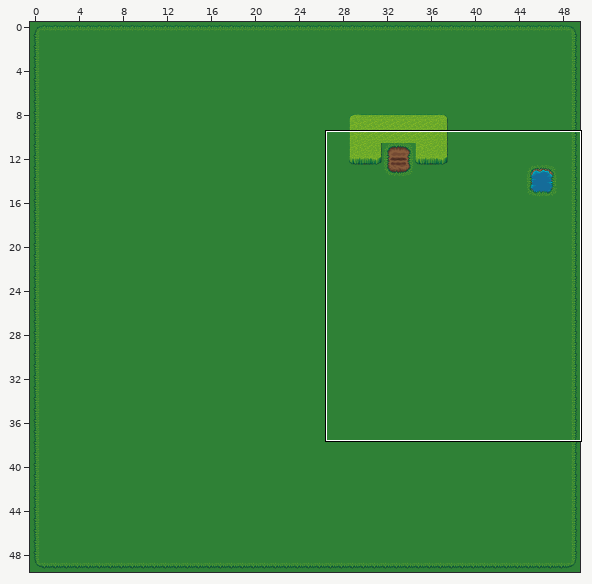
Two states of a Tiled map, frontend/js/assets/maps/hyrule.tmx. The picture above shows the old version from afar; the outline marks the close-up.
Close-up. Old version:
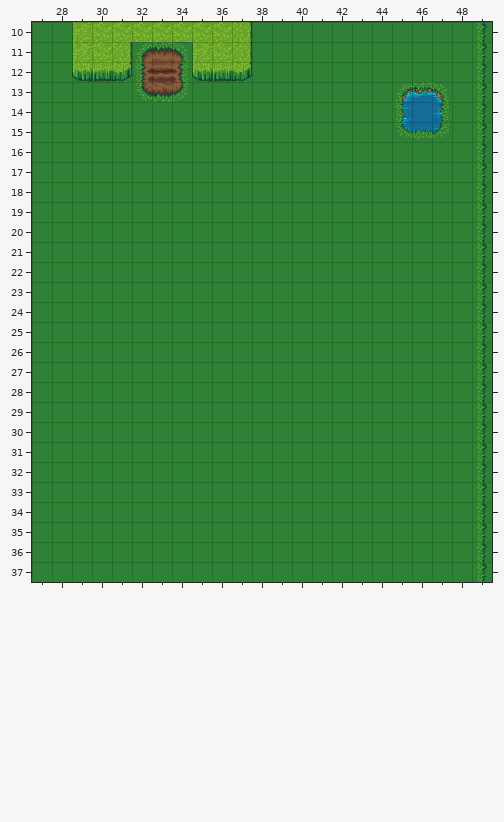
Cells are 32x32 px. Shown: x 27..49, y 10..37. The commit also changed other parts of the map, which this record leaves out.
The result:
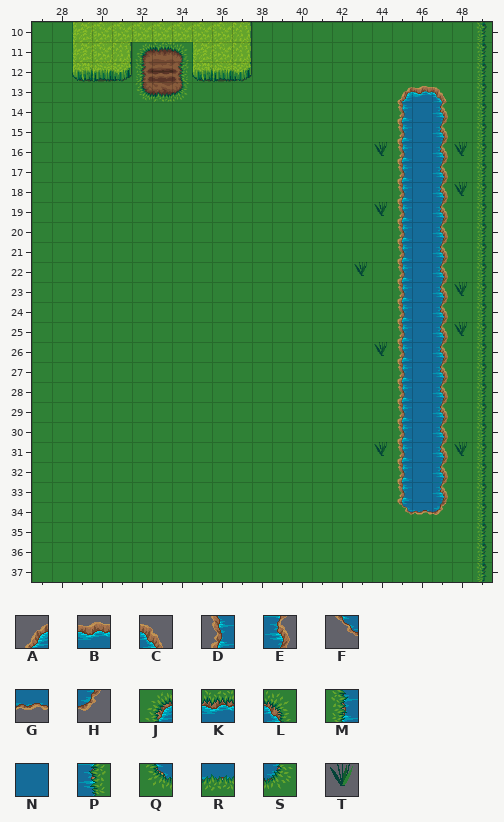
Key: from "terrain": A 60, B 61, C 62, D 81, E 83, F 102, G 103, H 104, J 300, K 301, L 302, M 321, N 322, P 323, Q 342, R 343, S 344, T 458.
_ is an empty cell, . an unchanged one.
Diff:
--- layer "Water"
@@ x 43..48 @@
-13 ..JKL.
-14 ..M.P.
-15 ..QRS.
-16 ._____
-17 ..___.
-18 ..____
-19 .____.
-20 ..___.
-21 ..___.
-22 _.___.
-23 ..____
-24 ..___.
-25 ..____
-26 .____.
-27 ..___.
-28 ..___.
-29 ..___.
-30 ..___.
-31 ._____
-32 ..___.
-33 ..___.
-34 ..___.
+13 ..ABC.
+14 ..D.E.
+15 ..DNE.
+16 .TDNET
+17 ..DNE.
+18 ..DNET
+19 .TDNE.
+20 ..DNE.
+21 ..DNE.
+22 T.DNE.
+23 ..DNET
+24 ..DNE.
+25 ..DNET
+26 .TDNE.
+27 ..DNE.
+28 ..DNE.
+29 ..DNE.
+30 ..DNE.
+31 .TDNET
+32 ..DNE.
+33 ..DNE.
+34 ..FGH.
Changed places in both close-ups, as pixel boxes (x1, y1, x2, y2):
changed: (374, 82, 467, 515)
added: (354, 262, 367, 276)
